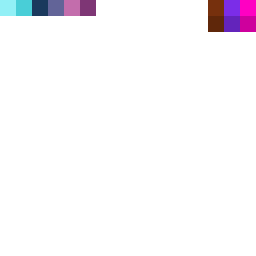
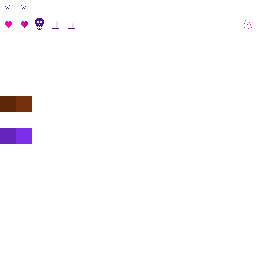
Before/after of a 256x256 layered artwork. What changed in the layer stack:
added layer "Sprites" above "Alt" over (x1=0, y1=2, x2=252, y2=144)
hid "Colors", painted on it over (x1=0, y1=0, x2=256, y2=144)
